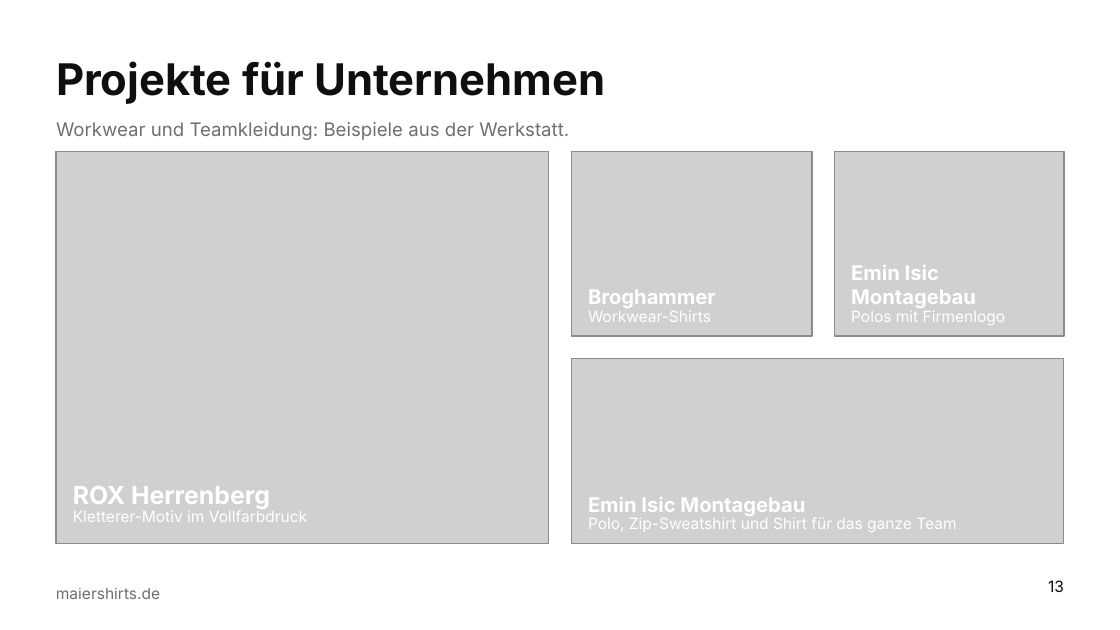
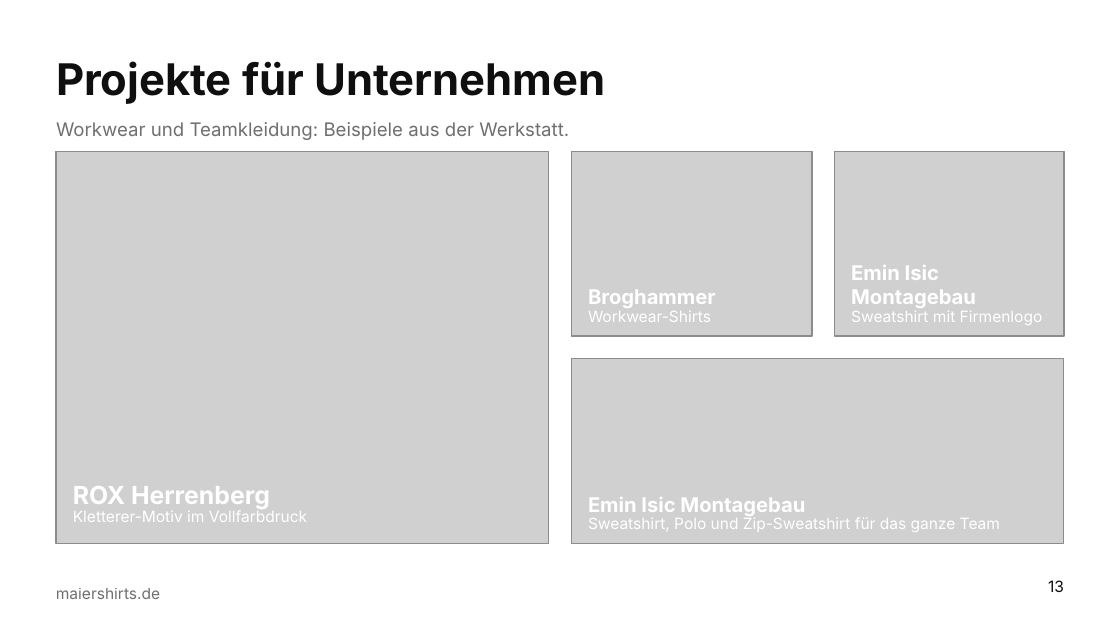
Before and after one commit to sm6161-eng/lexware-angebot-tool, a slide deck: slide 13 of presentation/dist/Maiershirts_Master.potx. Drawn at 1120x630 pixels with LibreOffice and Linux fonts; fonts in the diff are those of the drawing; grey boxes stand for pictures; background and template pictures are left out. Boxes give left, top, right and bottom in pixels: in the first picture for what was removed or moved away, otherwise in the second. Text is boxed around its words. In the diff, an @@ line names an element or a change of style, - is before the commit and + after.

```diff
--- a/presentation/dist/Maiershirts_Master.potx
+++ b/presentation/dist/Maiershirts_Master.potx
@@ text at (851, 311, 1043, 325): text changed @@
-Polos mit Firmenlogo
+Sweatshirt mit Firmenlogo
@@ text at (588, 518, 1000, 532): text changed @@
-Polo, Zip-Sweatshirt und Shirt für das ganze Team
+Sweatshirt, Polo und Zip-Sweatshirt für das ganze Team
```
Also in this commit, not shown: 1 other slide changed, 3 other files.
